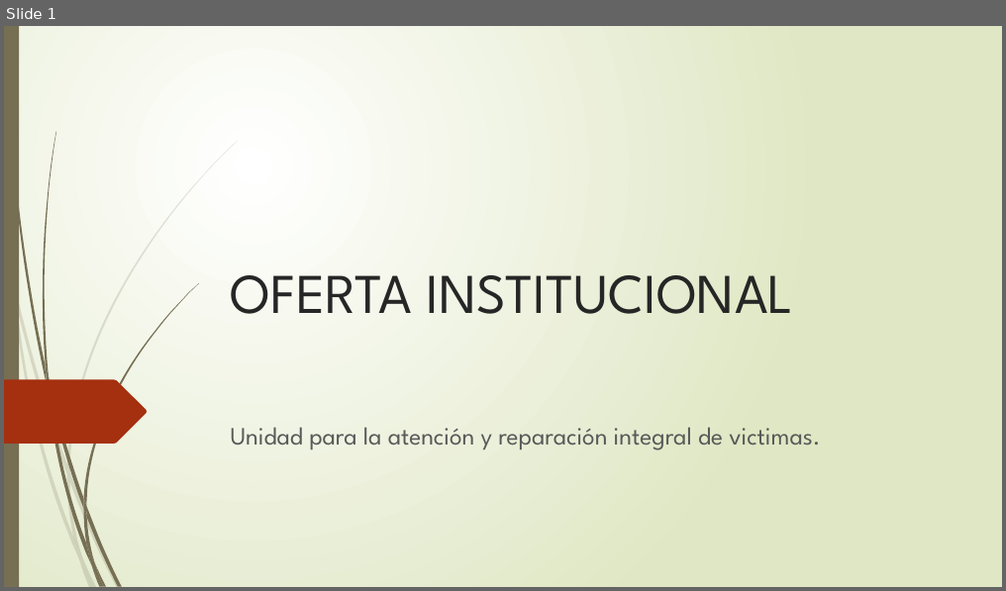
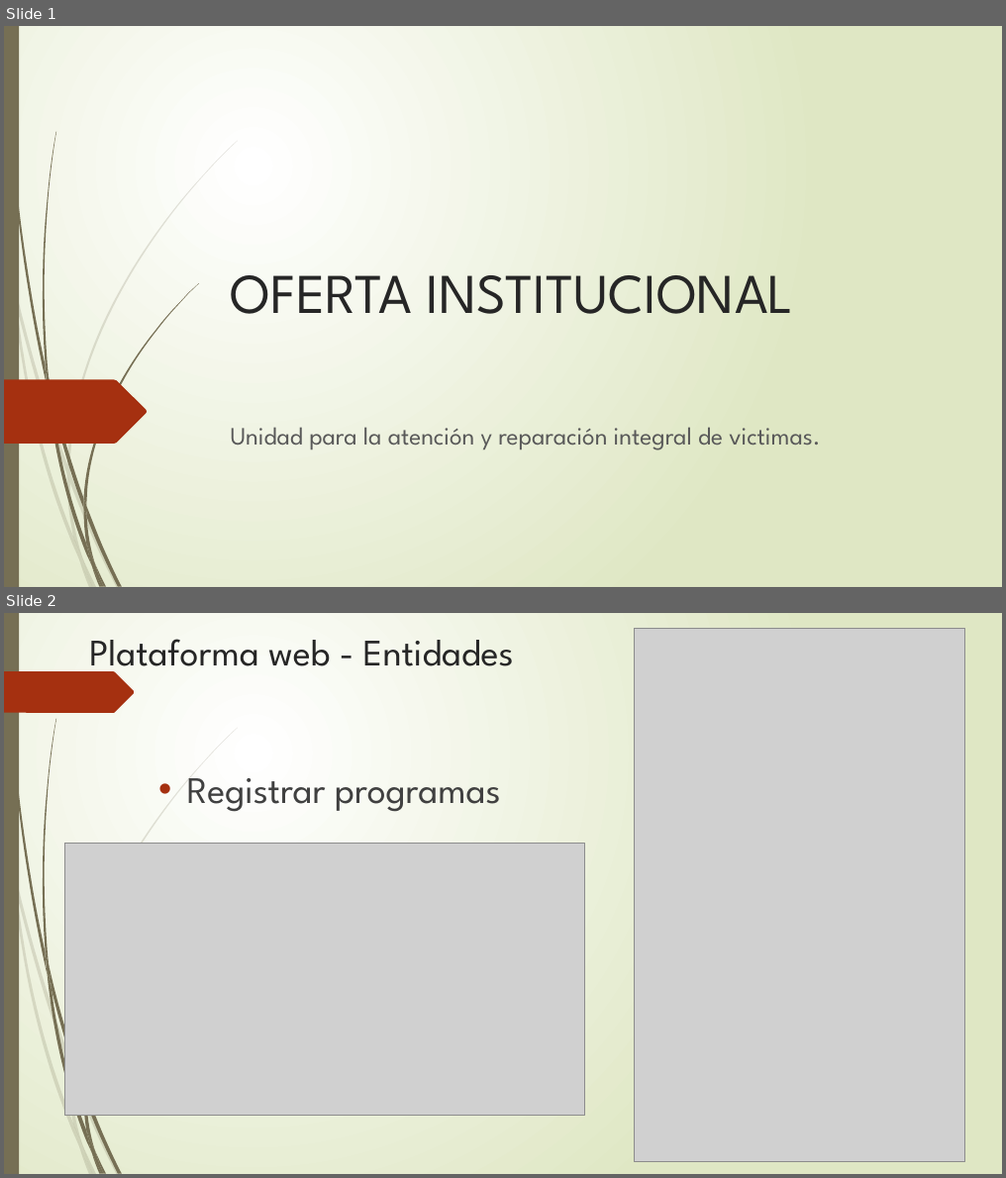
Before and after one commit to anfesmo/Oferta_Institucional, a slide deck: Presentación1.pptx. Shown one above the other, each under a label of ours: slide 1 before the commit, slides 1 and 2 after it. The pictures are 1006x591 and 1006x1178 pixels, drawn with LibreOffice and Linux fonts; fonts in the diff are those of the drawing; grey boxes stand for pictures. Boxes give left, top, right and bottom in pixels: in the first picture for what was removed or moved away, otherwise in the second. Text is boxed around its words. In the diff, an @@ line names an element or a change of style, - is before the commit and + after.

```diff
--- a/Presentación1.pptx
+++ b/Presentación1.pptx
@@ slide 2 added at (x1=4, y1=613, x2=1002, y2=1174), background gradient #FFFFFF to #DFE8C4; not listed: 20 template elements that a slide beside it also shows @@
@@ text added at (x1=89, y1=639, x2=514, y2=677), 36 pt, text #262626 @@
+Plataforma web - Entidades
@@ picture added at (x1=635, y1=628, x2=965, y2=1161) @@
@@ freeform shape added at (x1=4, y1=671, x2=135, y2=713), fill #A53010 @@
@@ text added at (x1=187, y1=778, x2=501, y2=812), 36 pt, text #404040 @@
+• Registrar programas
@@ picture added at (x1=65, y1=844, x2=586, y2=1116) @@
```
Also in this commit, not shown: 6 slides changed, 5 other slides added, 3 slides removed, 1 other file.
